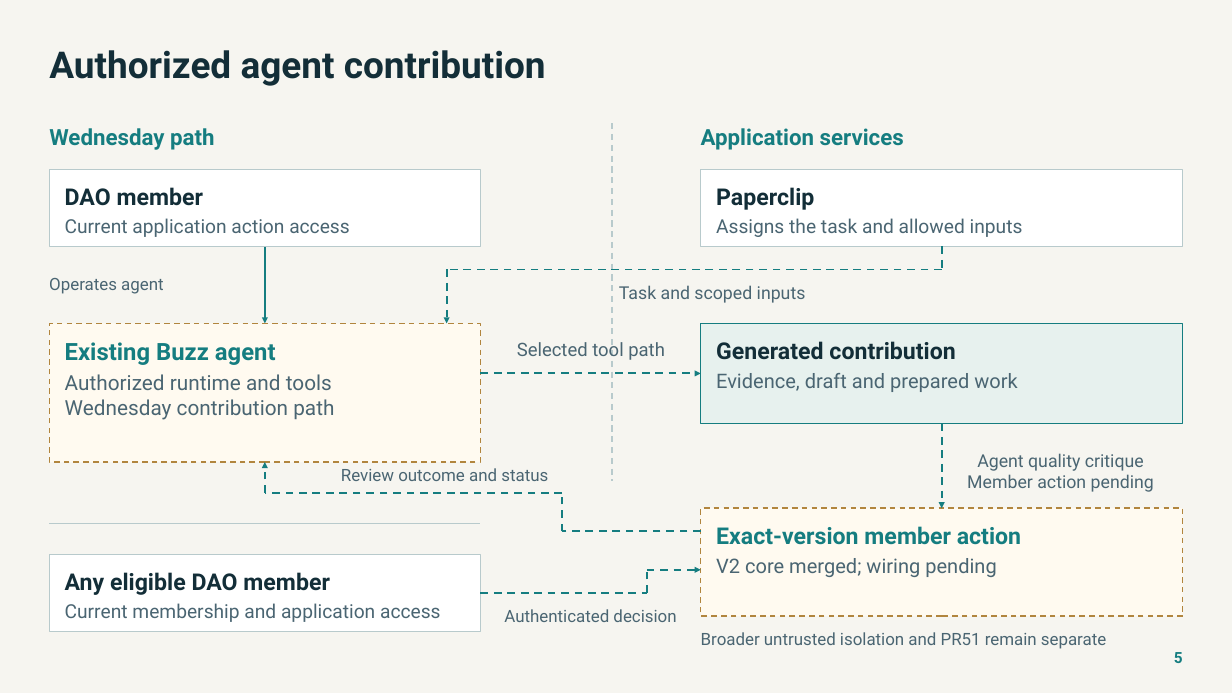
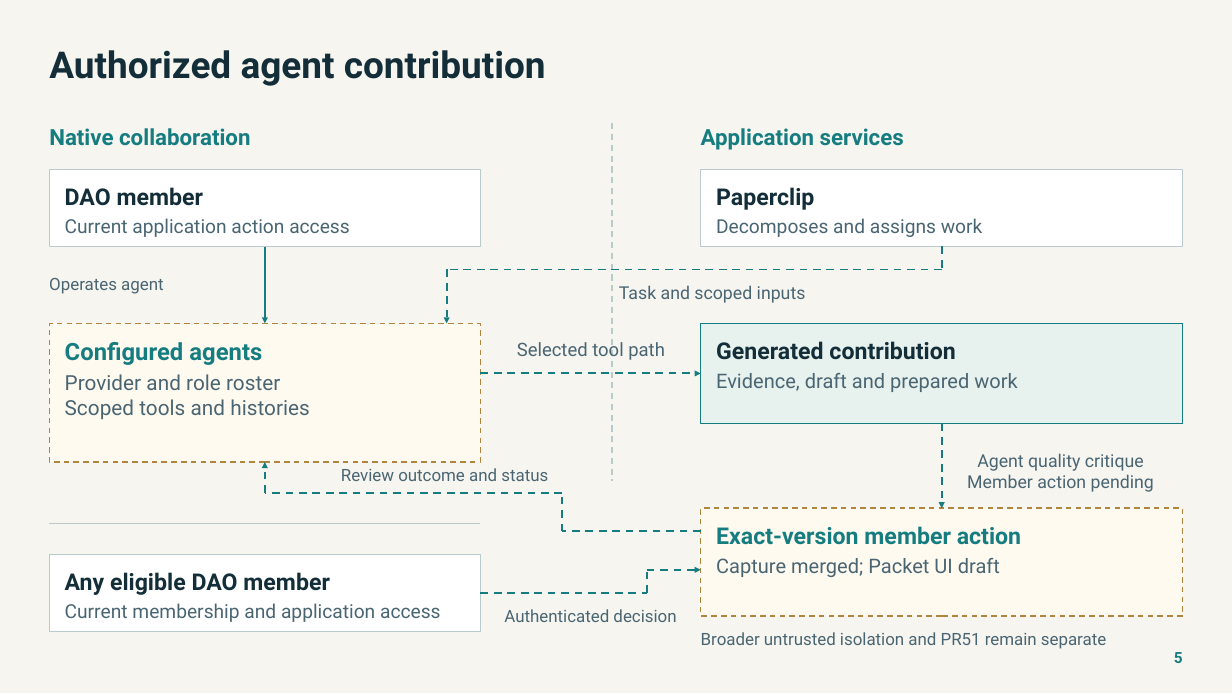
Before and after one commit to NetRxn/Inertia, a slide deck: slide 5 of Inertia-Architecture.pptx. Drawn at 1232x693 pixels with LibreOffice and Linux fonts; fonts in the diff are those of the drawing. Boxes give left, top, right and bottom in pixels: in the first picture for what was removed or moved away, otherwise in the second. Text is boxed around its words. In the diff, an @@ line names an element or a change of style, - is before the commit and + after.

```diff
--- a/Inertia-Architecture.pptx
+++ b/Inertia-Architecture.pptx
@@ text at bbox=[49, 128, 250, 146]: text changed @@
-Wednesday path
+Native collaboration
@@ text at bbox=[716, 218, 983, 237]: text changed @@
-Assigns the task and allowed inputs
+Decomposes and assigns work
@@ text at bbox=[65, 342, 262, 365]: text changed @@
-Existing Buzz agent
+Configured agents
@@ text at bbox=[65, 374, 310, 419]: text changed @@
-Authorized runtime and tools
-Wednesday contribution path
+Provider and role roster
+Scoped tools and histories
@@ text at bbox=[716, 558, 1000, 577]: text changed @@
-V2 core merged; wiring pending
+Capture merged; Packet UI draft
```
Also in this commit, not shown: 5 other slides changed, 22 other files.
